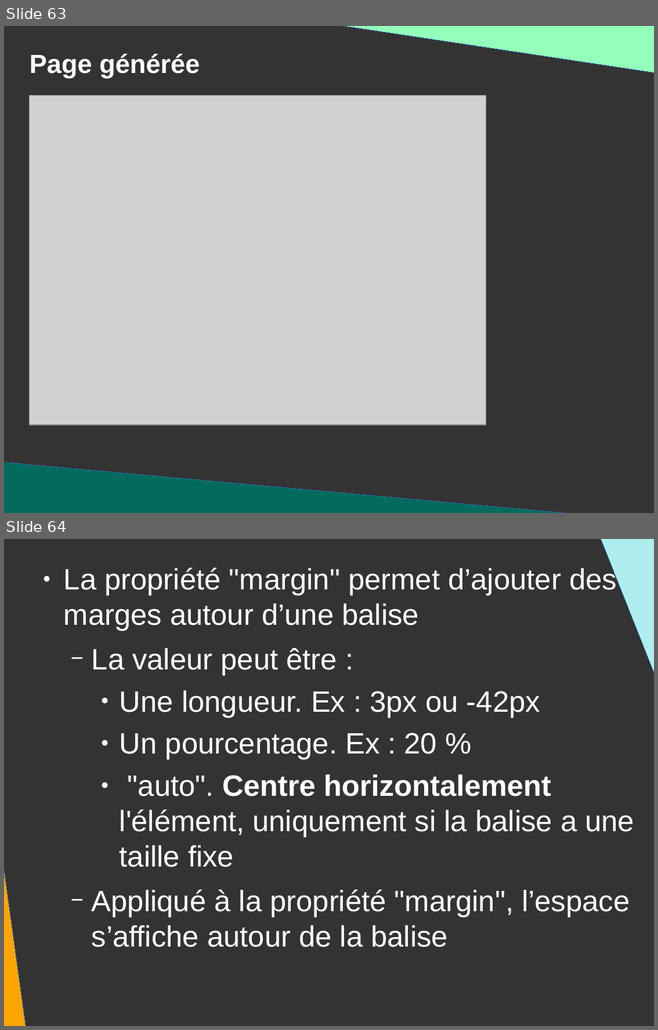
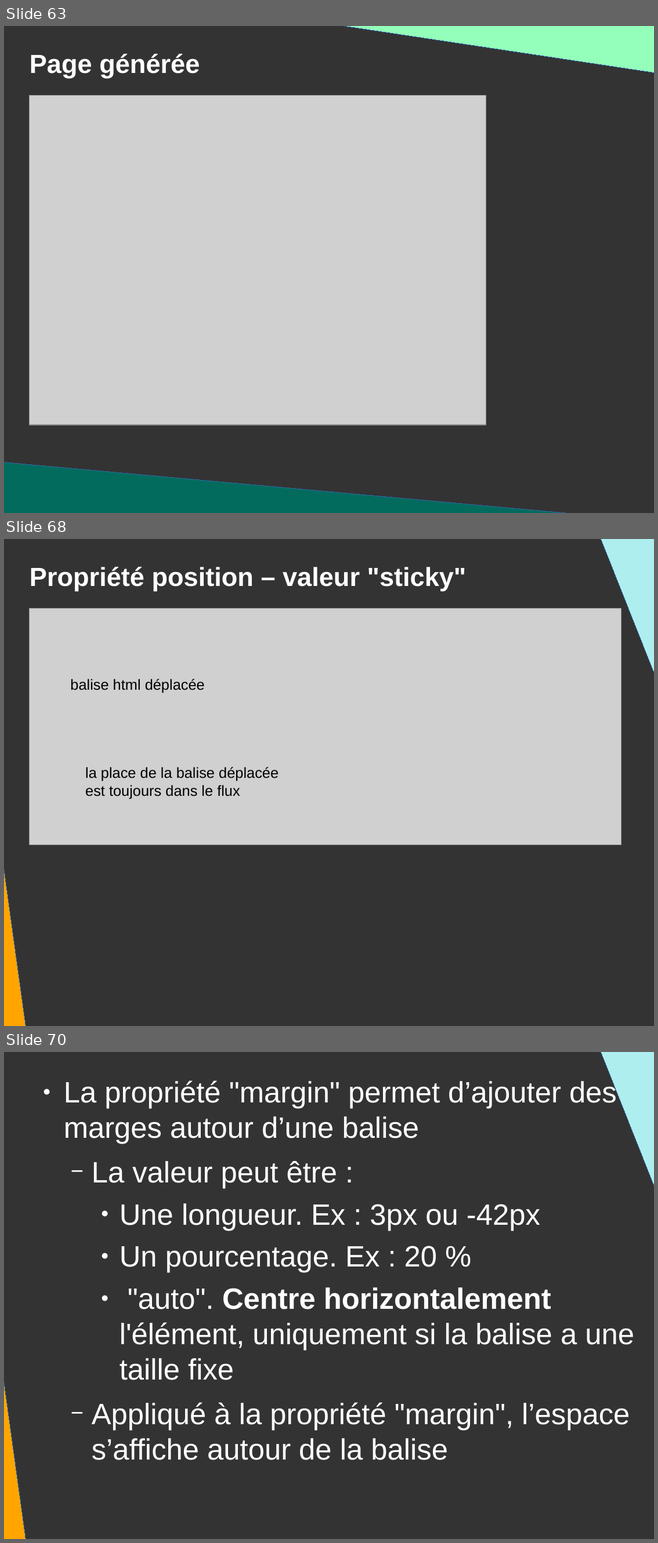
Before and after one commit to DanYellow/presentations, a slide deck: mmi/html/travaux-pratiques/numero-2/presentation.odp. Shown one above the other, each under a label of ours: slides 63 and 64 before the commit, slides 63, 68 and 70 after it; the slides between them are not shown. The pictures are 658x1030 and 658x1543 pixels, drawn with LibreOffice and Linux fonts; fonts in the diff are those of the drawing; grey boxes stand for pictures. Boxes give left, top, right and bottom in pixels: in the first picture for what was removed or moved away, otherwise in the second. Text is boxed around its words. In the diff, an @@ line names an element or a change of style, - is before the commit and + after.

```diff
--- a/mmi/html/travaux-pratiques/numero-2/presentation.odp
+++ b/mmi/html/travaux-pratiques/numero-2/presentation.odp
@@ slide 68 added at (4, 539, 654, 1026), background #333333 @@
@@ right triangle added at (593, 539, 654, 773), fill #AFEEEE, outline #3465A4 0 pt @@
@@ title added at (30, 567, 466, 591), 32 pt, text #FFFFFF, bold @@
+Propriété position – valeur "sticky"
@@ right triangle added at (4, 614, 28, 1026), fill #FFA500, outline #3465A4 0 pt @@
@@ picture added at (30, 609, 621, 845) @@
@@ text added at (70, 679, 205, 693), 18 pt, text #000000 @@
+balise html déplacée
@@ text added at (85, 767, 278, 799), 18 pt, text #000000 @@
+la place de la balise déplacée est toujours dans le flux
@@ what was slide 64 is now slide 70 @@
```
Also in this commit, not shown: 1 slide changed, 5 other slides added, 1 other file.
